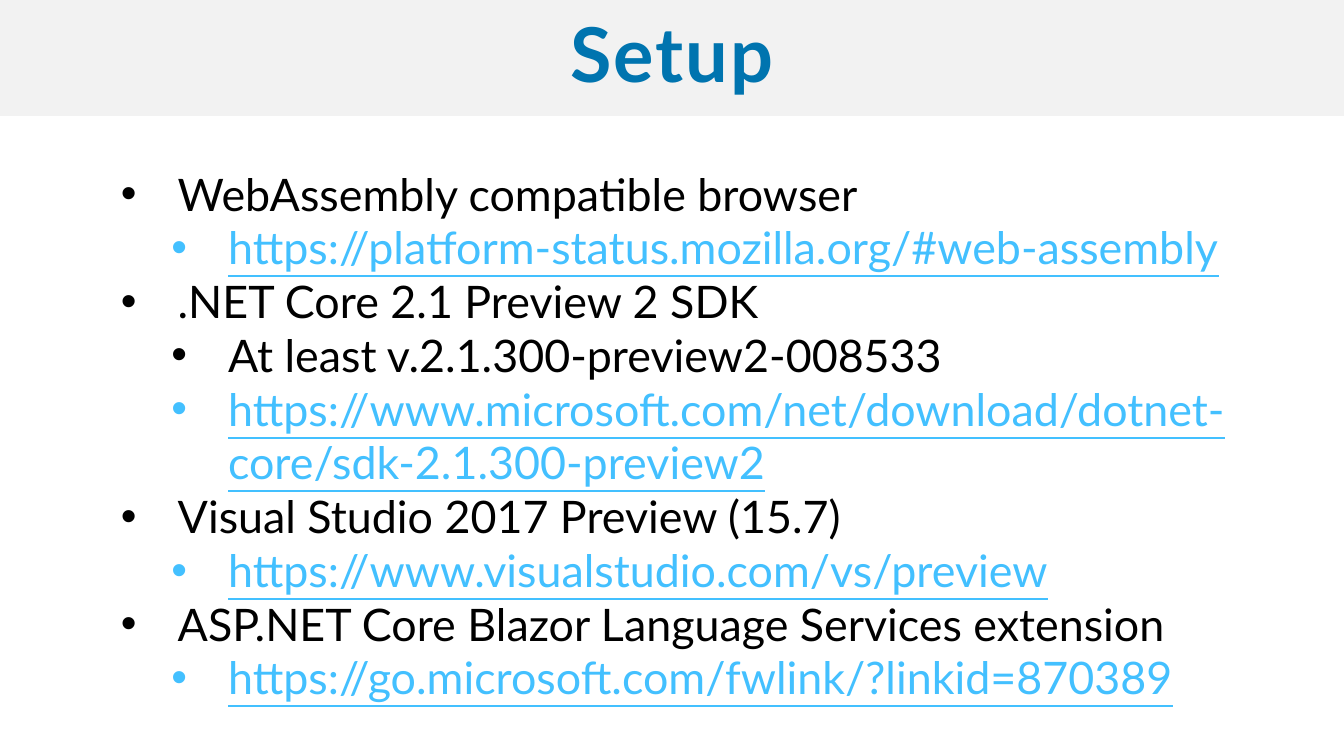
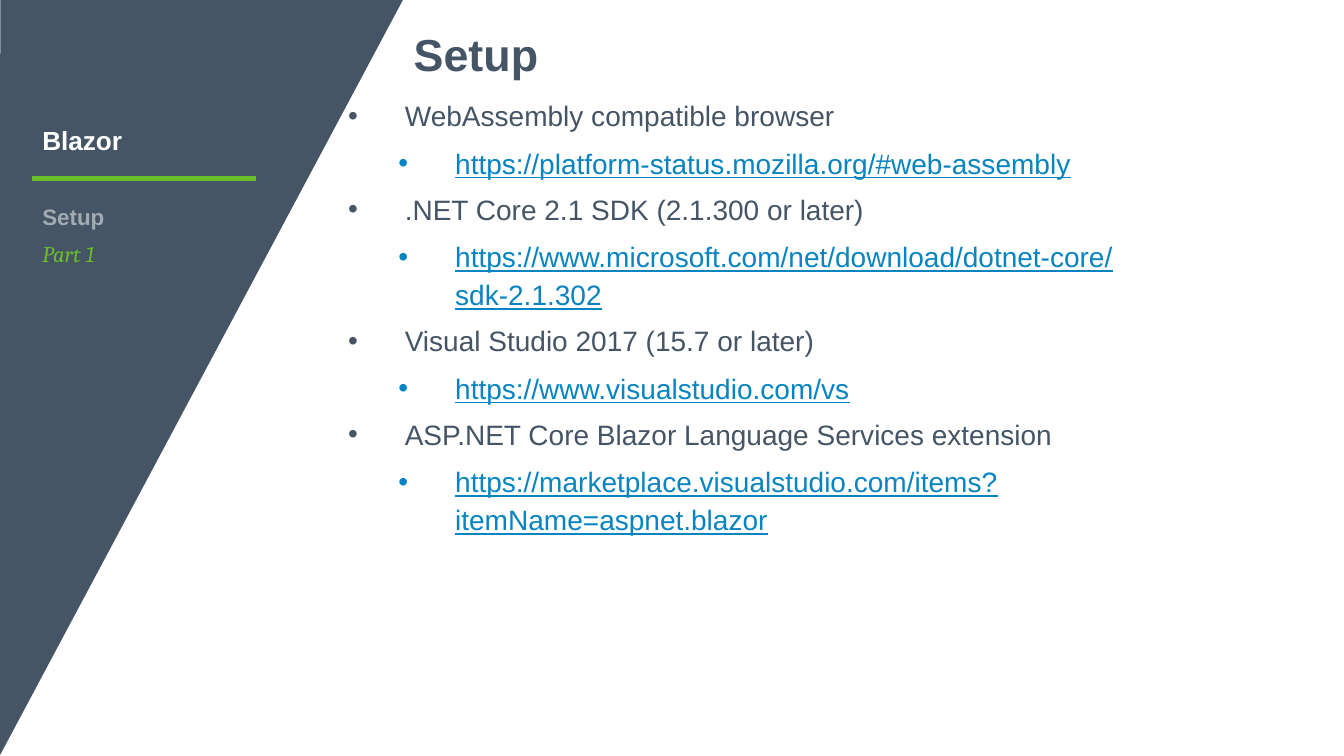
Before and after one commit to sujithq/DevCruiseBlazor, a slide deck: slide 15 of Blazor.pptx (slide 17 before the commit). Drawn at 1344x756 pixels with LibreOffice and Linux fonts; fonts in the diff are those of the drawing; background and template pictures are left out. Boxes give left, top, right and bottom in pixels: in the first picture for what was removed or moved away, otherwise in the second. Text is boxed around its words. In the diff, an @@ line names an element or a change of style, - is before the commit and + after.

```diff
--- a/Blazor.pptx
+++ b/Blazor.pptx
@@ freeform shape added at (0,0,403,756), fill #455565 @@
@@ text "Setup": place and size @@
-text "Setup" at (0,0,1344,116)
+text "Setup" at (414,39,538,80)
@@ text "Setup" at (414,39,538,80): size 54 to 32 pt, font Lato to Arial, text colour #0074AF to #455565, letter spacing 1.6 to 0 pt; alignment centre to left; line spacing 0.9 to 0.8; more space between paragraphs; vertical alignment middle to top; fill #F2F2F2 to none @@
@@ text "WebAssembly compatible browser": place and size @@
-text "WebAssembly compatible browser" at (178,178,1225,702)
+text "WebAssembly compatible browser" at (405,105,1112,536)
@@ text at (405,105,1052,450): size 32 to 20 pt, font Lato to Arial in "WebAssembly compatible browser", "https://platform-status.mozilla.org/#web-assembly", "ASP.NET Core Blazor Language Services extension"; text colour #000000 to #455565 in "WebAssembly compatible browser", "ASP.NET Core Blazor Language Services extension"; text colour #43C0FF to #0784C1 in "https://platform-status.mozilla.org/#web-assembly"; line spacing 1 to 1.14; more space between paragraphs @@
@@ text added at (42,131,122,151), 18.7 pt, text #FFFFFF, bold @@
+Blazor
@@ line added from (32, 178) to (256, 178), #69BE28 3 pt @@
@@ text at (405,153,1112,404): text changed; size 32 to 20 pt; font Lato to Arial; text colour #43C0FF to #0784C1 @@
-  • .NET Core 2.1 Preview 2 SDK
-    • At least v.2.1.300-preview2-008533
-    • https://www.microsoft.com/net/download/dotnet-core/sdk-2.1.300-preview2
-  • Visual Studio 2017 Preview (15.7)
-    • https://www.visualstudio.com/vs/preview
+  • .NET Core 2.1 SDK (2.1.300 or later)
+    • https://www.microsoft.com/net/download/dotnet-core/sdk-2.1.302
+  • Visual Studio 2017 (15.7 or later)
+    • https://www.visualstudio.com/vs
@@ text added at (42,209,104,262), 16 pt, text #A2AAB2, bold @@
+Setup
+Part 1
@@ text at (455,471,997,536): text changed; size 32 to 20 pt; font Lato to Arial; text colour #43C0FF to #0784C1 @@
-    • https://go.microsoft.com/fwlink/?linkid=870389
+    • https://marketplace.visualstudio.com/items?itemName=aspnet.blazor
```
Also in this commit, not shown: 22 other slides changed, 8 slides added, 7 slides removed, 2 other files.
